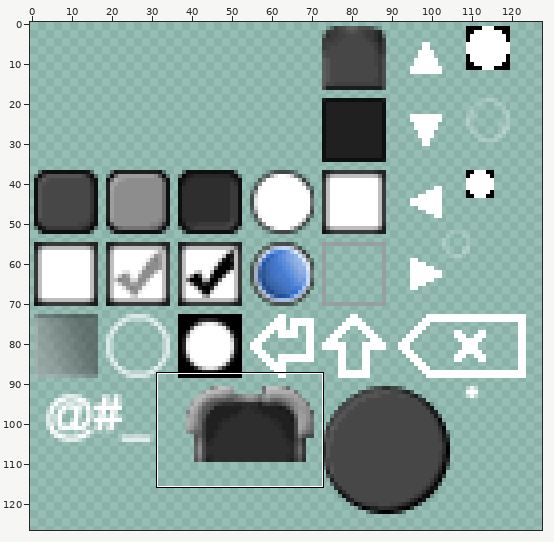
Two states of a sprite sheet, src/tonegod/gui/style/atlasdef/atlas.png. The picture above shows the old version from afar; the outline marks the close-up.
Close-up. The starting point:
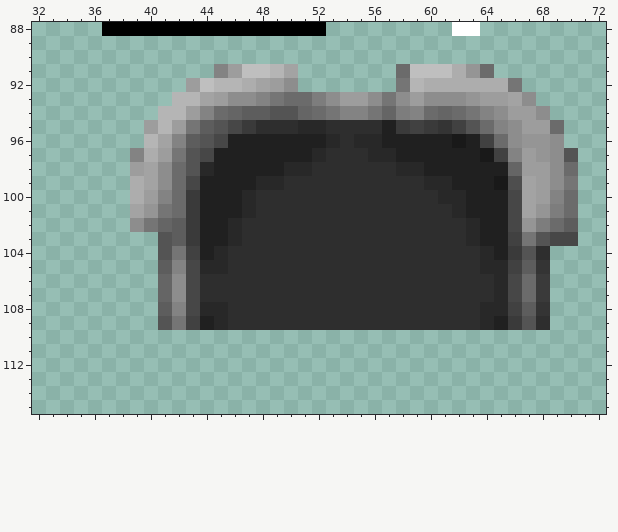
The file is 128x128 pixels. Pixels under 10% opacity are left out. Colours within 5 levels of each other are drawn and written as one. Shown: x 32..72, y 88..115. The old version is drawn lined up with the new one. The wide view leaves out empty margins. The commit also changed other parts of the picture, which this record leaves out.
After the commit:
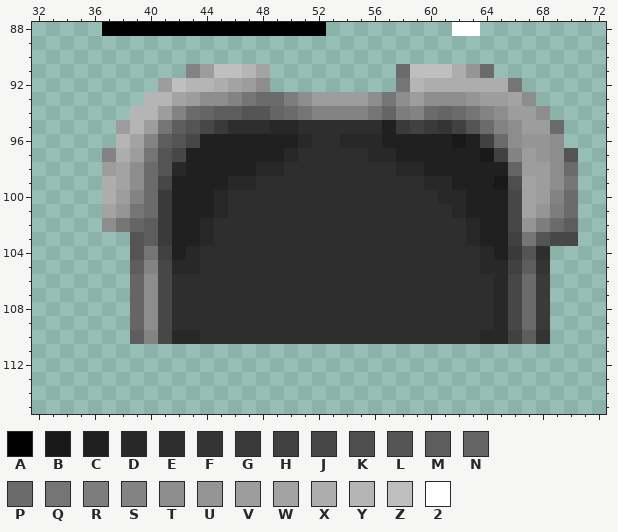
Palette (. is transparent): A #000000  B #191919  C #202020  D #282828  E #2e2e2e  F #343434  G #3a3a3a  H #414141  J #474747  K #4e4e4e  L #545454  M #5d5d5d  N #656565  P #6b6b6b  Q #757575  R #7d7d7d  S #838383  T #8d8d8d  U #959595  V #9d9d9d  W #a3a3a3  X #adadad  Y #b5b5b5  Z #bfbfbf  2 #ffffff
What changed:
drawings rearranged on the sheet (the old picture shows each at its new place; 2 dropped ones are not shown)
Changed rows in their new state; - is an unchanged pixel.
first column x 37:
 91 ------SVZZYW..------------------
 92 ----VZYYXWVT..------------------
 93 ---YYWVTTSQPPRTVV---------------
 94 --YYVSPNMMLLNPQSS---------------
 95 -VY-QMLJGEE-DDEE----------------
 96 -YWSMLJCC-----DEED--------------
 97 SXVQLJCC-----DEE----------------
 98 VWTPLDCC---DDEE-----------------
 99 XWTPJCC--DDEE-------------------
100 XVSPGCC-DEE---------------------
101 WUQPGCC-DEE---------------------
102 TQNMGCCDEE----------------------
103 --LMGCCDEE----------------------
104 --LQHCDEE-----------------------
105 --MSJDDEE-----------------------
106 --NTJEE-------------------------
107 --NTJEE-------------------------
108 --NTJEEEE------------------E-JPG
109 --NTJEEEE------------------EDJPG
110 --MSJDDEEEEEEEEEEEEEEEEEEEEDDHMF
Boxes around the changes in both close-ups, in picture pixels (x1, y1, x2, y2):
changed: (102, 64, 550, 344)
